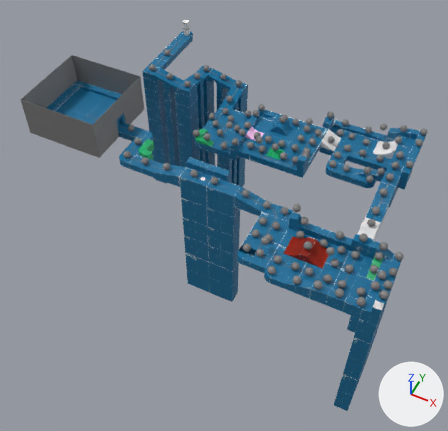
The glTF model public/assets/maze_platform_high.glb, before and after one commit.
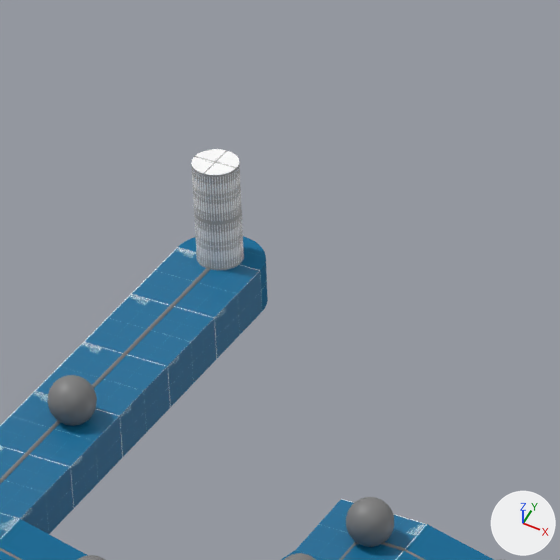
The first picture shows the older version from a 50 mm camera at (45.4, -59.6, 59.6) aimed at (17.2, -3.4, -10.7). The close-ups show the older and then the newer version on the part from 35% to 52% of the width and 0% to 17% of the height of that picture. Only the edits that show in the close-ups are written down. Lighting does not change. The marker at lower right points along +X, +Y and +Z. Where no turn or scale is listed for an object, it has been applied to the vertices.

The scene before the commit, as lines of its bpy script (objects in view):
```python
me_block_1x1x1_corner__3___1 = bpy.data.meshes.new('block_1x1x1_corner__3_ (1)')
me_block_1x1x1_corner__3___1.from_pydata(...)  # 24 vertices, 44 faces; spans x -1.0..0.0, y 0.0..1.0, z -1.0..0.0
me_block_1x1x1_corner__3___1.materials.append(mat_prototype_512x512_blue12)
me_endtrigger = bpy.data.meshes.new('EndTrigger')
me_endtrigger.from_pydata(...)  # a 55-sided cylinder along z spanning x -0.5..0.499, y -0.5..0.5, z -0.5..0.5
me_endtrigger.materials.append(mat_probuilderdefault)
me_wall__7 = bpy.data.meshes.new('Wall (7)')
me_wall__7.from_pydata(...)  # a box spanning x -0.5..0.5, y -0.5..0.5, z -0.5..0.5
me_wall__7.materials.append(mat_prototype_512x512_blue2)
ob_block_1x1x1_corner__3___6 = bpy.data.objects.new('block_1x1x1_corner__3_ (6)', me_block_1x1x1_corner__3___1)
ob_block_1x1x1_corner__3___6.parent = ob_walls
ob_block_1x1x1_corner__3___6.location = (1.908, 18.65, 4.004)
ob_block_1x1x1_corner__3___6.rotation_euler = (0.0, 0.0, -1.571)  # degrees (0, 0, -90)
ob_endtrigger = bpy.data.objects.new('EndTrigger', me_endtrigger)
ob_endtrigger.location = (0.0, 17.57, 5.12)
ob_endtrigger.scale = (1.0, 1.0, 2.25)
ob_ground_007 = bpy.data.objects.new('Ground.007', me_wall__7)
ob_ground_007.parent = ob_floor
ob_ground_007.location = (1.908, 15.65, 3.504)
ob_ground_007.scale = (2.0, 2.0, 1.0)
# also in view: 'Ground.004' at (0.0, 8.5, 3.5); 'Cylinder (43).003' at (0.0, 12.1, 4.0); 'Ground.005' at (0.0, 10.5, 3.5); 'Ground.006' at (0.0, 12.5, 3.5); 'arch_ramp_2__1__2' at (2.0, 6.5, 3.5)
```
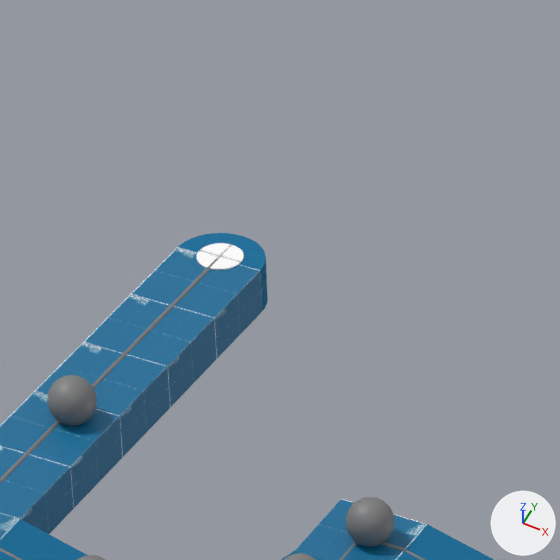
Location of each change, [x1, y1, x2, y2] in pixels of the close-ups (560 x 560 px):
'EndTrigger', moved, rescaled (11% narrower, 77% shorter): before [191, 149, 244, 270]; after [197, 243, 244, 270]

The change, as a list of edits to the scene's bpy script:
```text
Change ob_endtrigger:
    ob_endtrigger.location: (0.0, 17.57, 5.12) -> (0.0, 17.57, 4.02)
    ob_endtrigger.scale: (1.0, 1.0, 2.25) -> (1.0, 1.0, 0.026)
```
